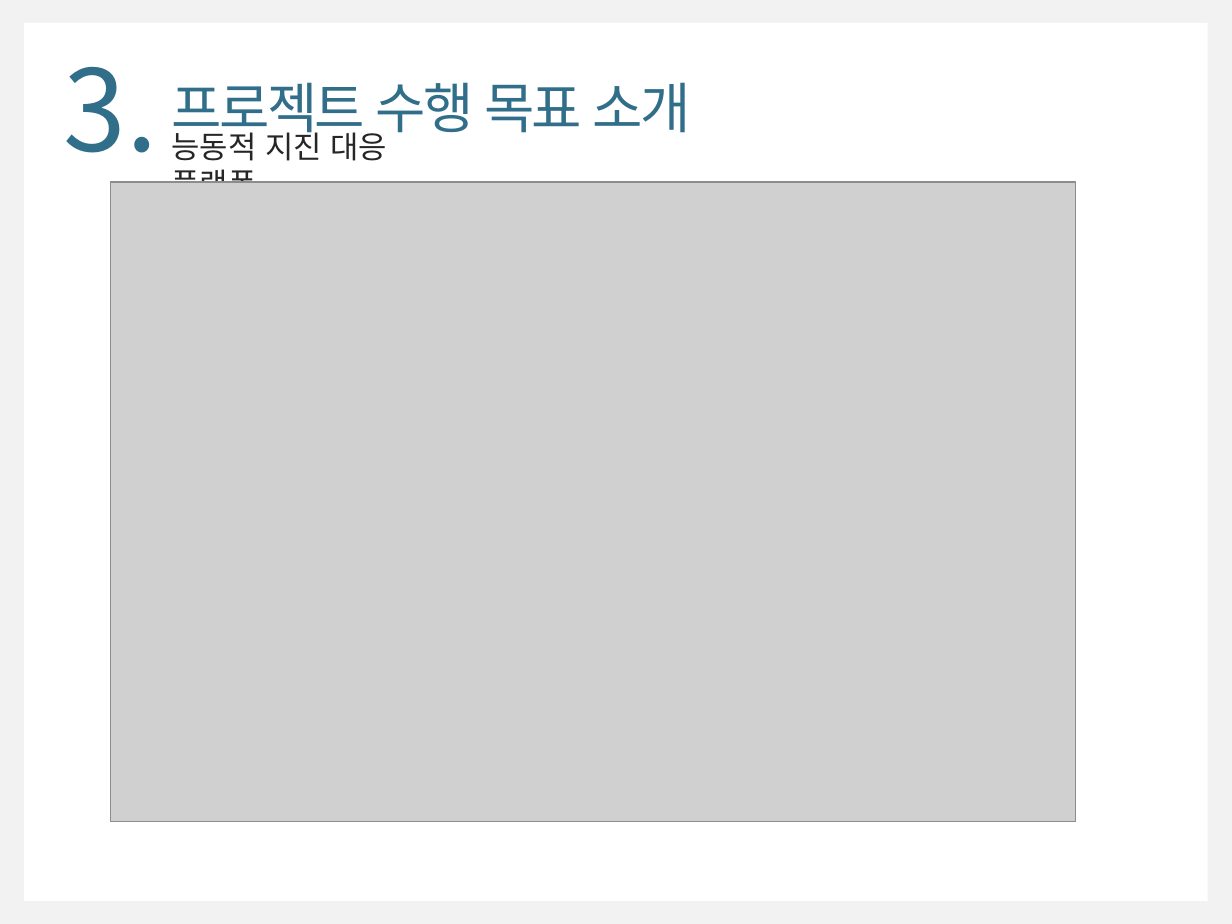
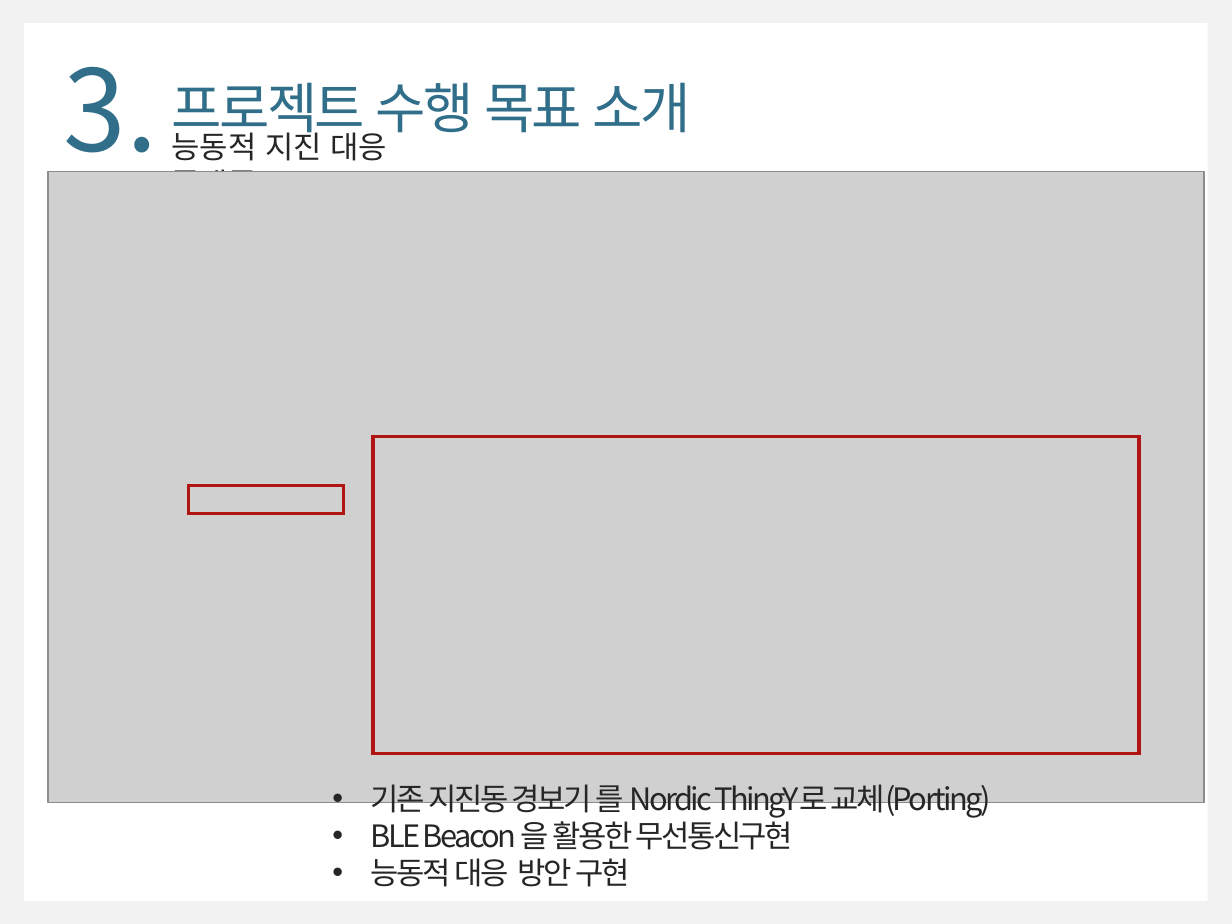
Before and after one commit to WongyuLee/KNU_SoftwareEngineering_2Team, a slide deck: slide 8 of SoftwareEngineering_2Team.pptx. Drawn at 1232x924 pixels with LibreOffice and Linux fonts; fonts in the diff are those of the drawing; grey boxes stand for pictures. Boxes give left, top, right and bottom in pixels: in the first picture for what was removed or moved away, otherwise in the second. Text is boxed around its words. In the diff, an @@ line names an element or a change of style, - is before the commit and + after.

```diff
--- a/SoftwareEngineering_2Team.pptx
+++ b/SoftwareEngineering_2Team.pptx
@@ picture: place and size @@
-picture at <box>111,182,1076,822</box>
+picture at <box>48,171,1204,802</box>
@@ rectangle added at <box>373,436,1140,753</box>, outline #B01513 2 pt @@
@@ rectangle added at <box>188,485,344,514</box>, outline #B01513 2 pt @@
@@ text added at <box>371,784,991,887</box>, 18 pt, text #262626 @@
+• 기존 지진동 경보기 를 Nordic ThingY로 교체(Porting)
+• BLE Beacon 을 활용한 무선통신구현
+• 능동적 대응 방안 구현
```
Also in this commit, not shown: 11 other slides changed, 2 slides added.
